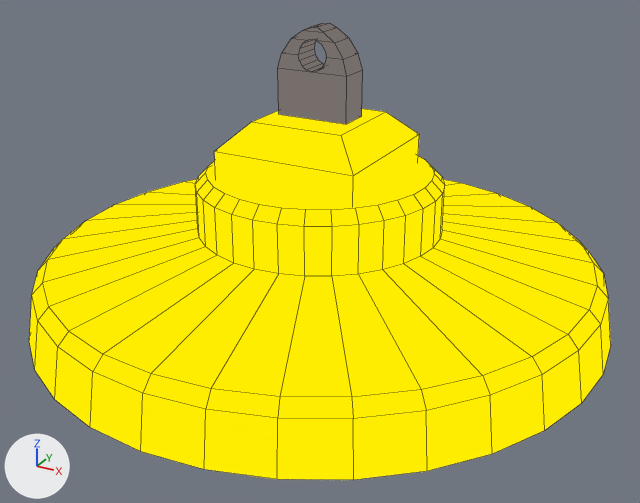
An edit to the Blender file models/blend/Magnet.blend, drawn before and after from the same camera.
Before and after are seen from a 50 mm lens placed at (2.74, -4.99, 2.7), pointed at (0.1, -0.19, 0.3). The axes (+X, +Y, +Z) are drawn at lower left. The lights are the same throughout. The older version comes first. Mesh edges are drawn as thin lines.
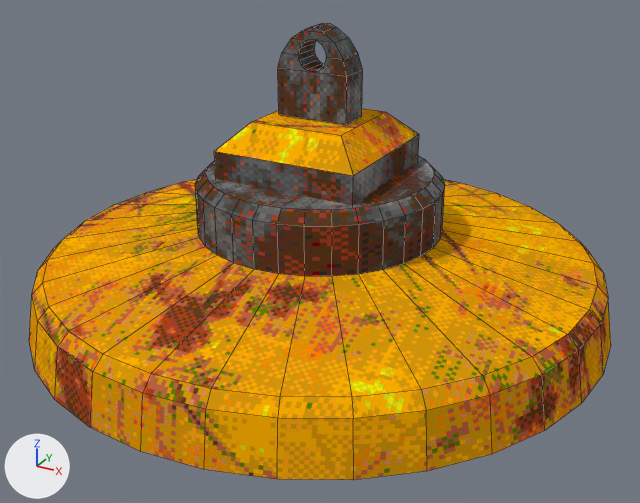
Edits to the bpy script that builds the scene:
```text
Add img_supertex_png:
    img_supertex_png = load_image('supertex.png', 'supertex.png', 1024, 1024, 'sRGB')
Change mat_metallic:
    remove n1 = _N.new('ShaderNodeBackground'); n1.name = 'Background'
    where n2 = _N.new('ShaderNodeTexImage'); n2.name = 'Image Texture'
    where n0 = _N.new('ShaderNodeOutputMaterial'); n0.name = 'Material Output'
    remove _L.new(n1.outputs[0], n0.inputs[0])  # 'Background' to 'Surface'
    remove _L.new(n2.outputs[0], n1.inputs[0])  # 'Color' to 'Color'
    n2.image: img_uv_magnet -> img_supertex_png
    add n2.interpolation = 'Closest'
    add n3 = _N.new('ShaderNodeBsdfDiffuse'); n3.name = 'Diffuse BSDF'
    add _L.new(n3.outputs[0], n0.inputs[0])  # 'BSDF' to 'Surface'
    add _L.new(n2.outputs[0], n3.inputs[0])  # 'Color' to 'Color'
Change me_cylinder:
    where me_cylinder.from_pydata(...)  # 268 vertices, 212 faces; spans x -2.0..2.0, y -2.0..2.0, z -0.2..1.76
    used by ob_cylinder; location = (0.0, 0.0, 0.0)
    me_cylinder part 1: texture (UV) coordinates of 212 of 212 faces, centred in x -1.95..1.95, y -1.95..1.95, z -0.2..1.76, changed; they spanned u 0.0..0.99, v 0.0..1.0 and now span u 0.42..0.71, v 0.52..0.98
```

Boxes (x1, y1, x2, y2) around the edits, measured in the pictures (640 x 503 px):
'Cylinder', surface changed (yellow to orange)
    both: (29, 23, 611, 480)
